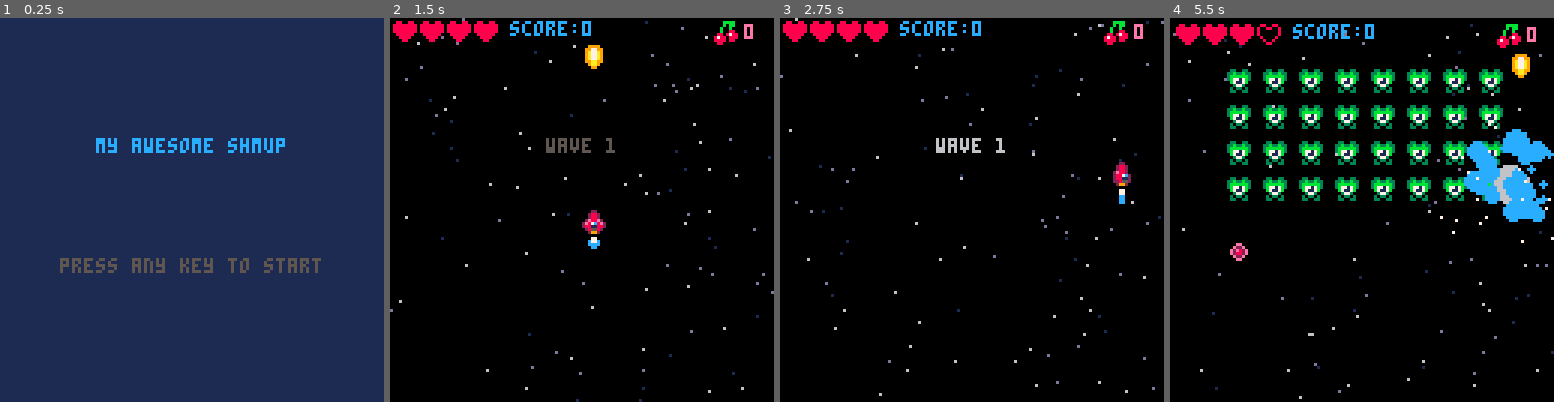
Above: before the commit, frames 1-4 (left to right).
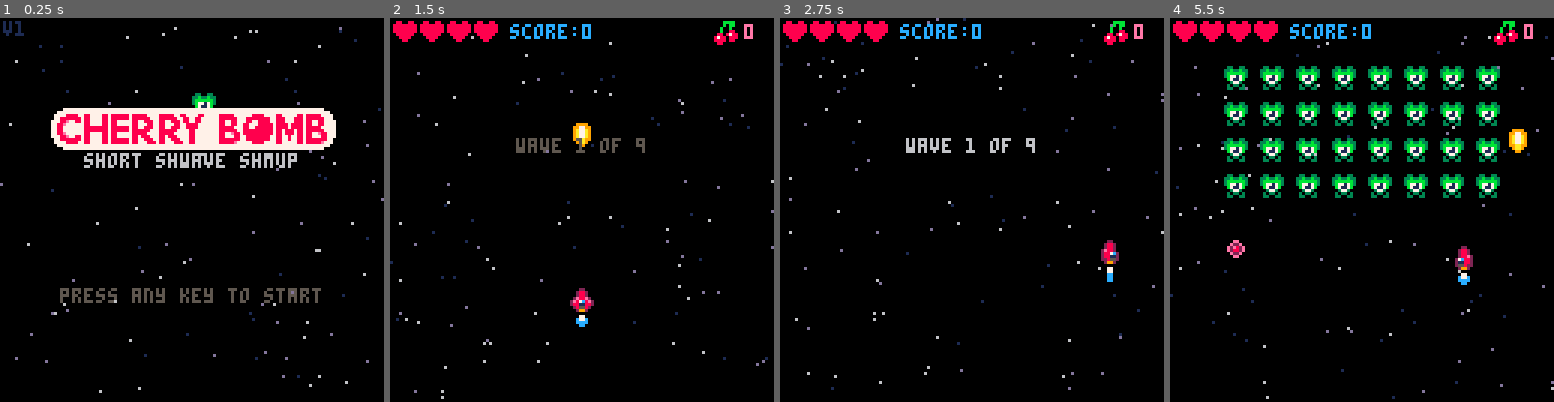
Above: after the commit, the same moments.

Repository: Krystman/lazydevs-pico8-basic-shmup
Game: PICO-8 cartridge shmup.p8
The game is run twice, just before and just after one commit, with the same random seed, the same clock (stepped at 60 frames per second) and the same inputs.
Inputs:
- Up to frame 1 (0.25 s): no input
- Up to frame 2 (1.5 s): tap X (X key) at 0.33, 1.07 s; tap O (Z key) at 0.7 s
- Up to frame 3 (2.75 s): hold Right 1.6-2.1 s; tap O (Z key) at 1.7, 2.1, 2.5 s; tap X (X key) at 1.85 s; hold Up 2.15-2.42 s; hold Right from 2.47 s (still down)
- Up to frame 4 (5.5 s): tap O (Z key) every 0.4 s from 2.9 to 5.3 s; tap X (X key) at 2.97, 4.08, 5.2 s; release Right at 3.03 s; hold Left 3.08-3.58 s; hold Down 3.63-3.97 s; hold Right 4.02-4.68 s; hold Up 4.73-5.03 s; hold Left from 5.08 s (still down)

The runs differ from the first frame. In frame 1, 100% of the frame differs, in the area x 0-100%, y 0-100%; in frame 2, 3.3%; in frame 3, 2.8%; in frame 4, 15%.

Commit message:
End of 29 - The End

Diff:
--- a/shmup.p8
+++ b/shmup.p8
@@ -1,25 +1,33 @@
 pico-8 cartridge // http://www.pico-8.com
 version 36
 __lua__
+-- cherry bomb
+-- by lazy devs
+
 -- todo
 -- ------------
-
--- boss
-
--- scoring
--- nicer screens
 
 function _init()
  --this will clear the screen
  cls(0)
+
+ cartdata("lazydevs_shmup")
+ highscore=dget(0)
+
+ version="v1"
 
  startscreen()
  blinkt=1
  t=0
  lockout=0
+
  shake=0
+ flash=0
 
  debug=""
+
+ peekerx=64
+
 end
 
 function _update()
@@ -62,6 +70,7 @@
 end
 
 function startscreen()
+ makestars()
  mode="start"
  music(7)
 end
@@ -73,8 +82,8 @@
  nextwave()
 
  ship=makespr()
- ship.x=64
- ship.y=64
+ ship.x=60
+ ship.y=90
  ship.sx=0
  ship.sy=0
  ship.spr=2
@@ -92,8 +101,29 @@
  invul=0
 
  attacfreq=60
+ firefreq=20
  nextfire=0
 
+ makestars()
+
+ buls={}
+ ebuls={}
+
+ enemies={}
+
+ parts={}
+
+ shwaves={}
+
+ pickups={}
+
+ floats={}
+end
+
+-->8
+-- tools
+
+function makestars()
  stars={}
  for i=1,100 do
   local newstar={}
@@ -102,23 +132,7 @@
   newstar.spd=rnd(1.5)+0.5
   add(stars,newstar)
  end
-
- buls={}
- ebuls={}
-
- enemies={}
-
- parts={}
-
- shwaves={}
-
- pickups={}
-
- floats={}
-end
-
--->8
--- tools
+end
 
 function starfield()
 
@@ -136,11 +150,14 @@
  end
 end
 
-function animatestars()
+function animatestars(spd)
+ if spd==nil then
+  spd=1
+ end
 
  for i=1,#stars do
   local mystar=stars[i]
-  mystar.y=mystar.y+mystar.spd
+  mystar.y=mystar.y+mystar.spd*spd
   if mystar.y>128 then
    mystar.y=mystar.y-128
   end
@@ -472,7 +489,7 @@
 
  if btnp(4) then
   if cher>0 then
-   cherbomb(cher)
+   cherbomb()
    cher=0
   else
    sfx(32)
@@ -579,6 +596,19 @@
   end
  end
 
+ --collision ebuls x bullets
+ for mybul in all(buls) do
+  if mybul.spr==17 then
+	  for myebul in all(ebuls) do
+	   if col(myebul,mybul) then
+	    del(ebuls,myebul)
+	    score+=5
+	    smol_shwave(ebuls.x,ebuls.y,8)
+	   end
+	  end
+  end
+ end
+
  --collision ship x enemies
  if invul<=0 then
 	 for myen in all(enemies) do
@@ -588,6 +618,9 @@
 	   sfx(1)
 	   shake=12
 	   invul=60
+    ship.x=60
+    ship.y=100
+    flash=3
 	  end
 	 end
  else
@@ -603,6 +636,9 @@
 	   shake=12
 	   sfx(1)
 	   invul=60
+    ship.x=60
+    ship.y=100
+    flash=3
 	  end
 	 end
  end
@@ -637,16 +673,22 @@
   muzzle=muzzle-1
  end
 
- animatestars()
+ if mode=="wavetext" then
+  animatestars(2)
+ else
+  animatestars()
+ end
 
  --check if wave over
  if mode=="game" and #enemies==0 then
+  ebuls={}
   nextwave()
  end
 
 end
 
 function update_start()
+ animatestars(0.4)
 
  if btn(4)==false and btn(5)==false then
   btnreleased=true
@@ -671,6 +713,10 @@
 
  if btnreleased then
   if btnp(4) or btnp(5) then
+   if score>highscore then
+    highscore=score
+    dset(0,score)
+   end
    startscreen()
    btnreleased=false
   end
@@ -688,6 +734,10 @@
 
  if btnreleased then
   if btnp(4) or btnp(5) then
+   if score>highscore then
+    highscore=score
+    dset(0,score)
+   end
    startscreen()
    btnreleased=false
   end
@@ -706,7 +756,13 @@
 -- draw
 
 function draw_game()
- cls(0)
+ if flash>0 then
+  flash-=1
+  cls(2)
+ else
+  cls(0)
+ end
+
  starfield()
 
  if lives>0 then
@@ -826,7 +882,7 @@
   end
  end
 
- print("score:"..score,40,1,12)
+ print("score:"..makescore(score),40,2,12)
 
  for i=1,4 do
   if lives>=i then
@@ -842,29 +898,73 @@
  --print(#buls,5,5,7)
 end
 
+function makescore(val)
+ if val==0 then
+  return "0"
+ end
+ return val.."00"
+end
+
 function draw_start()
- --print(blink())
-
- cls(1)
- cprint("my awesome shmup",64,40,12)
- cprint("press any key to start",64,80,blink())
+ cls(0)
+ starfield()
+ print(version,1,1,1)
+
+ spr(21,peekerx,28+sin(time()/3.5)*4 )
+ if sin(time()/3.5)>0.5 then
+  peekerx=30+rnd(60)
+ end
+
+ spr(212,17,30,12,2)
+ cprint("short shwave shmup",64,45,6)
+
+ if highscore>0 then
+  cprint("highscore:",64,63,12)
+  cprint(makescore(highscore),64,69,12)
+ end
+
+ cprint("press any key to start",64,90,blink())
 end
 
 function draw_over()
  draw_game()
  cprint("game over",64,40,8)
- cprint("press any key to continue",64,80,blink())
+
+ cprint("score:"..makescore(score),64,60,12)
+ if score>highscore then
+  local c=7
+  if t%4<2 then
+   c=10
+  end
+  cprint("new highscore!",64,66,c)
+ end
+
+ cprint("press any key to continue",64,90,blink())
 end
 
 function draw_win()
  draw_game()
  cprint("congratulations",64,40,12)
- cprint("press any key to continue",64,80,blink())
+ cprint("score:"..makescore(score),64,60,12)
+
+ if score>highscore then
+  local c=7
+  if t%4<2 then
+   c=10
+  end
+  cprint("new highscore!",64,66,c)
+ end
+
+ cprint("press any key to continue",64,90,blink())
 end
 
 function draw_wavetext()
  draw_game()
- cprint("wave "..wave,64,40,blink())
+ if wave==lastwave then
+  cprint("final wave!",64,40,blink())
+ else
+  cprint("wave "..wave.." of "..lastwave,64,40,blink())
+ end
 end
 -->8
 -- waves and enemies
@@ -879,6 +979,7 @@
  if wave==1 then
   --space invaders
   attacfreq=60
+  firefreq=20
   placens({
    {0,1,1,1,1,1,1,1,1,0},
    {0,1,1,1,1,1,1,1,1,0},
@@ -888,6 +989,7 @@
  elseif wave==2 then
   --red tutorial
   attacfreq=60
+  firefreq=20
   placens({
    {1,1,2,2,1,1,2,2,1,1},
    {1,1,2,2,1,1,2,2,1,1},
@@ -896,7 +998,8 @@
   })
  elseif wave==3 then
   --wall of red
-  attacfreq=60
+  attacfreq=50
+  firefreq=20
   placens({
    {1,1,2,2,1,1,2,2,1,1},
    {1,1,2,2,2,2,2,2,1,1},
@@ -905,7 +1008,8 @@
   })
  elseif wave==4 then
   --spin tutorial
-  attacfreq=60
+  attacfreq=50
+  firefreq=15
   placens({
    {3,3,0,1,1,1,1,0,3,3},
    {3,3,0,1,1,1,1,0,3,3},
@@ -914,7 +1018,8 @@
   })
  elseif wave==5 then
   --chess
-  attacfreq=60
+  attacfreq=50
+  firefreq=15
   placens({
    {3,1,3,1,2,2,1,3,1,3},
    {1,3,1,2,1,1,2,1,3,1},
@@ -923,17 +1028,19 @@
   })
  elseif wave==6 then
   --yellow tutorial
-  attacfreq=60
+  attacfreq=40
+  firefreq=10
   placens({
-   {1,1,1,0,4,0,0,1,1,1},
-   {1,1,0,0,0,0,0,0,1,1},
+   {2,2,2,0,4,0,0,2,2,2},
+   {2,2,0,0,0,0,0,0,2,2},
    {1,1,0,1,1,1,1,0,1,1},
    {1,1,0,1,1,1,1,0,1,1}
   })
 
  elseif wave==7 then
   --double yellow
-  attacfreq=60
+  attacfreq=40
+  firefreq=10
   placens({
    {3,3,0,1,1,1,1,0,3,3},
    {4,0,0,2,2,2,2,0,4,0},
@@ -942,7 +1049,8 @@
   })
  elseif wave==8 then
   --hell
-  attacfreq=60
+  attacfreq=30
+  firefreq=10
   placens({
    {0,0,1,1,1,1,1,1,0,0},
    {3,3,1,1,1,1,1,1,3,3},
@@ -952,6 +1060,7 @@
  elseif wave==9 then
   --boss
   attacfreq=60
+  firefreq=20
   placens({
    {0,0,0,0,5,0,0,0,0,0},
    {0,0,0,0,0,0,0,0,0,0},
@@ -1015,16 +1124,19 @@
   myen.spr=21
   myen.hp=3
   myen.ani={21,22,23,24}
+  myen.score=1
  elseif entype==2 then
   -- red flame guy
   myen.spr=148
   myen.hp=2
   myen.ani={148,149}
+  myen.score=2
  elseif entype==3 then
   -- spinning ship
   myen.spr=184
   myen.hp=4
   myen.ani={184,185,186,187}
+  myen.score=3
  elseif entype==4 then
   -- yellow guy
   myen.spr=208
@@ -1034,6 +1146,7 @@
   myen.sprh=2
   myen.colw=16
   myen.colh=16
+  myen.score=5
  elseif entype==5 then
   myen.hp=130
   myen.spr=68
@@ -1171,7 +1284,7 @@
 
  if t>nextfire then
   pickfire()
-  nextfire=t+20+rnd(20)
+  nextfire=t+firefreq+rnd(firefreq)
  end
 
  if t%attacfreq==0 then
@@ -1237,22 +1350,30 @@
   myen.phbegin=t
   myen.ghost=true
   ebuls={}
+  music(-1)
   sfx(51)
   return
  end
 
  del(enemies,myen)
  sfx(2)
- score+=1
+
+
  explode(myen.x+4,myen.y+4)
  local cherchance=0.1
+ local scoremult=1
 
  if myen.mission=="attac" then
+  scoremult=2
   if rnd()<0.5 then
    pickattac()
   end
   cherchance=0.2
-  popfloat("100",myen.x+4,myen.y+4)
+ end
+
+ score+=myen.score*scoremult
+ if scoremult!=1 then
+  popfloat(makescore(myen.score*scoremult),myen.x+4,myen.y+4)
  end
 
  if rnd()<cherchance then
@@ -1281,7 +1402,9 @@
    popfloat("1up!",mypick.x+4,mypick.y+4)
   else
    --points
-   score+=10
+   score+=50
+   popfloat(makescore(50),mypick.x+4,mypick.y+4)
+   sfx(30)
    cher=0
   end
  else
@@ -1353,7 +1476,7 @@
  myebul.sy=cos(ang)*spd
 end
 
-function cherbomb(cher)
+function cherbomb()
  local spc=0.25/(cher*2)
 
  for i=0,cher*2 do
@@ -1375,7 +1498,7 @@
  shake=5
  muzzle=5
  invul=30
-
+ flash=3
  sfx(33)
 
 end
@@ -1530,15 +1653,18 @@
   shake=2
  end
 
- if myen.phbegin+2*30<t then
-	 if t%5==0 then
+ if myen.phbegin+3*30<t then
+	 if t%4==2 then
 	  explode(myen.x+rnd(32),myen.y+rnd(24))
 	  sfx(2)
    shake=2
 	 end
  end
 
- if myen.phbegin+4*30<t then
+ if myen.phbegin+6*30<t then
+  flash=3
+  score+=100
+  popfloat(makescore(100),myen.x+16,myen.y+6)
   bigexplode(myen.x+16,myen.y+12)
   shake=15
   enemies={}
@@ -1650,20 +1776,20 @@
 07d882d00028820007d882d00888882008eeee800088420008eeee80000000000000000000000000000000000000000000000000000000000000000000000000
 0028820007d882d000dffd0008888820088ee88003bb3bb3088ee880000000000000000000000000000000000000000000000000000000000000000000000000
 00dffd0000dffd000000000000222200002882000333033300288200000000000000000000000000000000000000000000000000000000000000000000000000
-00000000000000000000000000000000000000000000000000000000000000000000000000000000000000000000000000000000000000000000000000000000
-00000000000000000000000000000000000000000000000000000000000000000000000000000000000000000000000000000000000000000000000000000000
-0000149aa94100000000012222100000000000000000000000000000000000000000000000000000000000000000000000000000000000000000000000000000
-00019777aa921000000029aaaa920000000000000000000000000000000000000000000000000000000000000000000000000000000000000000000000000000
-0d09a77a949920d00d0497777aa920d0000000000000000000000000000000000000000000000000000000000000000000000000000000000000000000000000
-0619aaa9422441600619a77944294160000000000000000000000000000000000000000000000000000000000000000000000000000000000000000000000000
-07149a922249417006149a9442244160000000000000000000000000000000000000000000000000000000000000000000000000000000000000000000000000
-07d249aaa9942d7006d249aa99442d60000000000000000000000000000000000000000000000000000000000000000000000000000000000000000000000000
-067d22444422d760077d22244222d770000000000000000000000000000000000000000000000000000000000000000000000000000000000000000000000000
-0d666224422666d00d776249942677d0000000000000000000000000000000000000000000000000000000000000000000000000000000000000000000000000
-066d51499415d66001d1529749251d10000000000000000000000000000000000000000000000000000000000000000000000000000000000000000000000000
-0041519749151400066151944a151660000000000000000000000000000000000000000000000000000000000000000000000000000000000000000000000000
-00a001944a100a0000400149a4100400000000000000000000000000000000000000000000000000000000000000000000000000000000000000000000000000
-00000049a400090000a0000000000a00000000000000000000000000000000000000000000000000000000000000000000000000000000000000000000000000
+00000000000000000000000000000000000077777777777777777777777777777777777777777777777777777777777777777777777777777777777777700000
+00000000000000000000000000000000007777777777777777777777777777777777777777777777777777777777777777777777777777777777777777777000
+0000149aa94100000000012222100000077778888778877778878888887888887777888887788777788777778888877777788887777887777788788888777700
+00019777aa921000000029aaaa920000077888888878877778878888887888888777888888778877887777778888887778888888877888777888788888877700
+0d09a77a949920d00d0497777aa920d077788e778878877778878877777887788877887788878877887777778877887778877888877888777888788778877770
+0619aaa9422441600619a779442941607788e7777778877778878877777887778877887778877888877777778877887788777888887888878888788778877770
+07149a922249417006149a9442244160778877777778888888878888887887788877887788877888877777778888877788778888887888878888788888777770
+07d249aaa9942d7006d249aa99442d60778877777778888888878888887888888777888888777788777777778888887788888888887887888788788888877770
+067d22444422d760077d22244222d7707788e7777778877778878877777888887777888887777788777777778877e8878888888888788788878878877e887770
+0d666224422666d00d776249942677d077788e778878877778878877777887888777887888777788777777778877788778888888877887787788788777887770
+066d51499415d66001d1529749251d10077888888878877778878888887887788877887788877788777777778888888778888888877887787788788888887700
+0041519749151400066151944a1516600777788887788777788788888878877788878877788877887777777788888e7777788887777887777788788888e77700
+00a001944a100a0000400149a4100400007777777777777777777777777777777777777777777777777777777777777777777777777777777777777777777000
+00000049a400090000a0000000000a00000077777777777777777777777777777777777777777777777777777777777777777777777777777777777777700000
 00000000000000000000000000000900000000000000000000000000000000000000000000000000000000000000000000000000000000000000000000000000
 
 
Not shown, changed: the sound effects (__sfx__) section of shmup.p8
